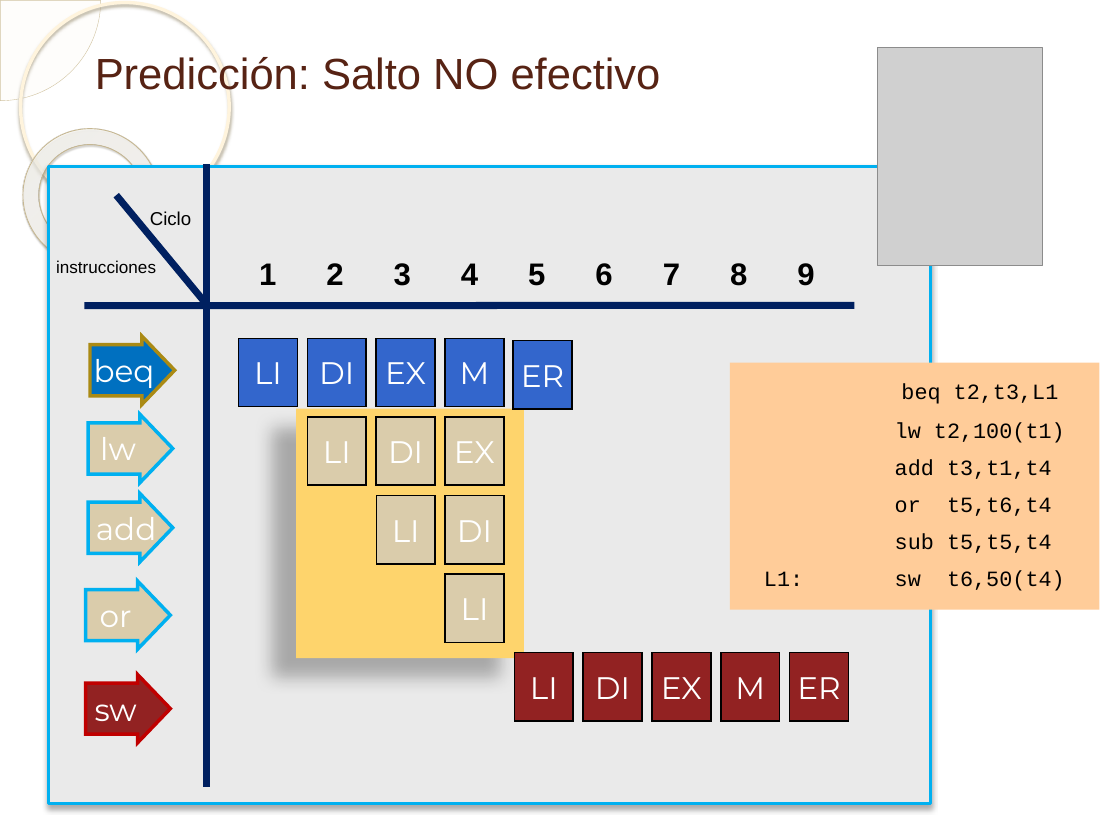
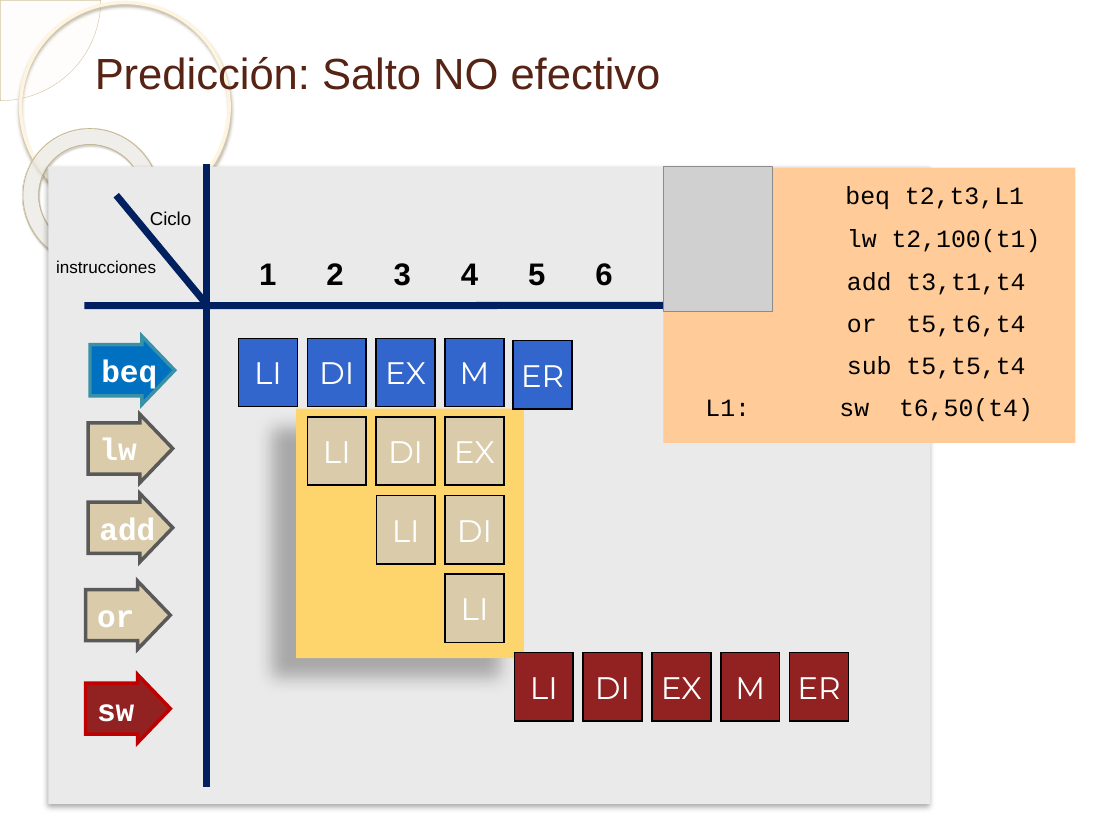
Before and after one commit to enriquesquintana/ETC, a slide deck: slide 63 of ETC_RISCV/Teoría/Tema 2. Segmentación básica_RISCV.pptx (slide 62 before the commit). Drawn at 1120x840 pixels with LibreOffice and Linux fonts; fonts in the diff are those of the drawing; grey boxes stand for pictures; background and template pictures are left out. Boxes give left, top, right and bottom in pixels: in the first picture for what was removed or moved away, otherwise in the second. Text is boxed around its words. In the diff, an @@ line names an element or a change of style, - is before the commit and + after.

```diff
--- a/ETC_RISCV/Teoría/Tema 2. Segmentación básica_RISCV.pptx
+++ b/ETC_RISCV/Teoría/Tema 2. Segmentación básica_RISCV.pptx
@@ rectangle at (48, 167, 930, 804): outline #00B0F0 2 pt to none @@
@@ picture: place and size @@
-picture at (877, 47, 1042, 265)
+picture at (663, 167, 772, 312)
@@ rectangle "beq t2,t3,L1": place and size @@
-rectangle "beq t2,t3,L1" at (730, 363, 1100, 610)
+rectangle "beq t2,t3,L1" at (663, 168, 1075, 444)
@@ rectangle "beq t2,t3,L1" at (663, 168, 1075, 444): size 14 to 16 pt; more space between paragraphs @@
@@ text removed at (730, 263, 747, 286) @@
-8
@@ text removed at (797, 263, 814, 286) @@
-9
@@ right arrow "beq" at (90, 336, 175, 404): font Montserrat to Courier New, bold on; outline #AA8A14 2.25 pt to #3891A7 2.25 pt @@
@@ font Montserrat to Courier New, bold on; outline #00B0F0 2.25 pt to #595959 2.25 pt in 3 elements at (88, 414, 174, 483), (88, 494, 174, 562), (86, 581, 171, 650) @@
@@ right arrow "sw" at (86, 674, 171, 743): font Montserrat to Courier New, bold on @@
```
Also in this commit, not shown: 8 other slides changed, 1 slide added.
